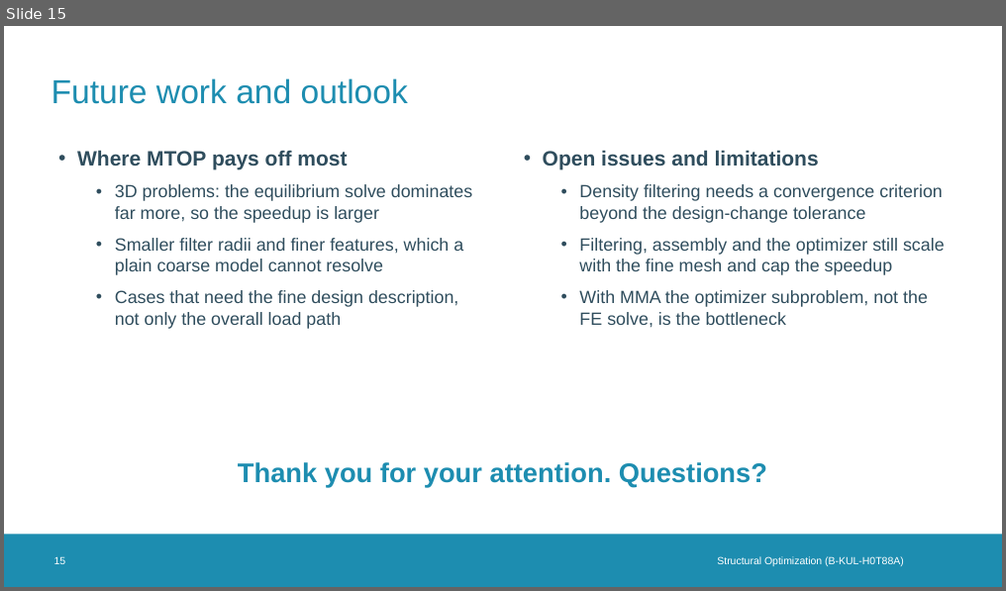
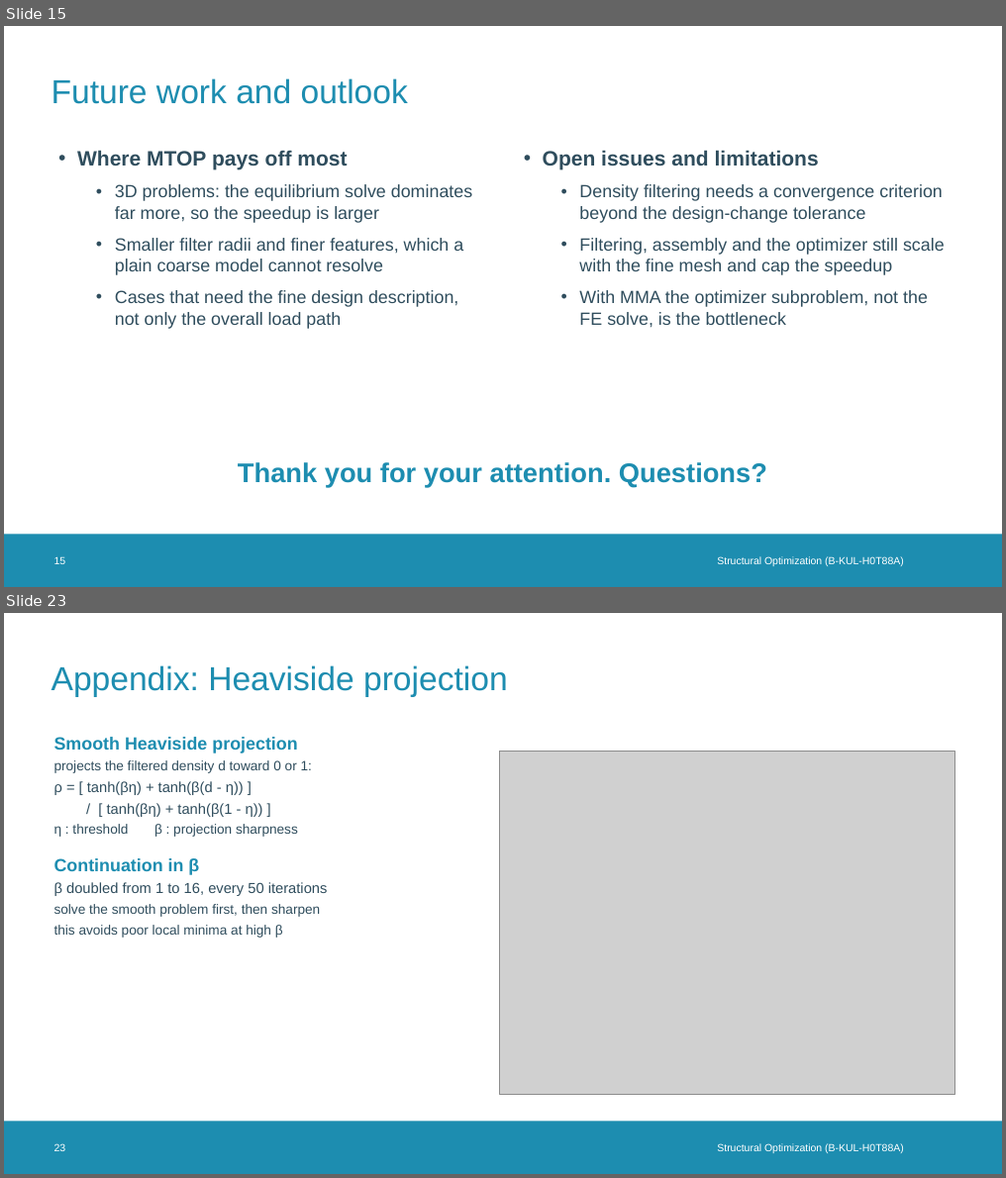
Before and after one commit to maAuSe/Structural-Optimization-LUKASTIEBERT, a slide deck: MTOP_presentation.pptx. Shown one above the other, each under a label of ours: slide 15 before the commit, slides 15 and 23 after it; the slides between them are not shown. The pictures are 1006x591 and 1006x1178 pixels, drawn with LibreOffice and Linux fonts; fonts in the diff are those of the drawing; grey boxes stand for pictures; background and template pictures are left out. Boxes give left, top, right and bottom in pixels: in the first picture for what was removed or moved away, otherwise in the second. Text is boxed around its words. In the diff, an @@ line names an element or a change of style, - is before the commit and + after.

```diff
--- a/MTOP_presentation.pptx
+++ b/MTOP_presentation.pptx
@@ slide 23 added at bbox=[4, 613, 1002, 1174], background #FFFFFF; not listed: 1 template element that a slide beside it also shows @@
@@ title added at bbox=[52, 665, 508, 697], 32 pt, text #1D8DB0 @@
+Appendix: Heaviside projection
@@ text added at bbox=[54, 737, 328, 938], 13 pt, text #2F4D5D @@
+Smooth Heaviside projection
+projects the filtered density d toward 0 or 1:
+ρ = [ tanh(βη) + tanh(β(d - η)) ]
+/ [ tanh(βη) + tanh(β(1 - η)) ]
+η : threshold β : projection sharpness
+Continuation in β
+β doubled from 1 to 16, every 50 iterations
+solve the smooth problem first, then sharpen
+this avoids poor local minima at high β
@@ picture added at bbox=[500, 751, 955, 1094] @@
@@ text added at bbox=[54, 1144, 66, 1152], 10 pt, text #FFFFFF @@
+23
@@ text added at bbox=[717, 1144, 904, 1154], 10 pt, text #FFFFFF @@
+Structural Optimization (B-KUL-H0T88A)
```
Also in this commit, not shown: 7 other slides added, 1 other file.
